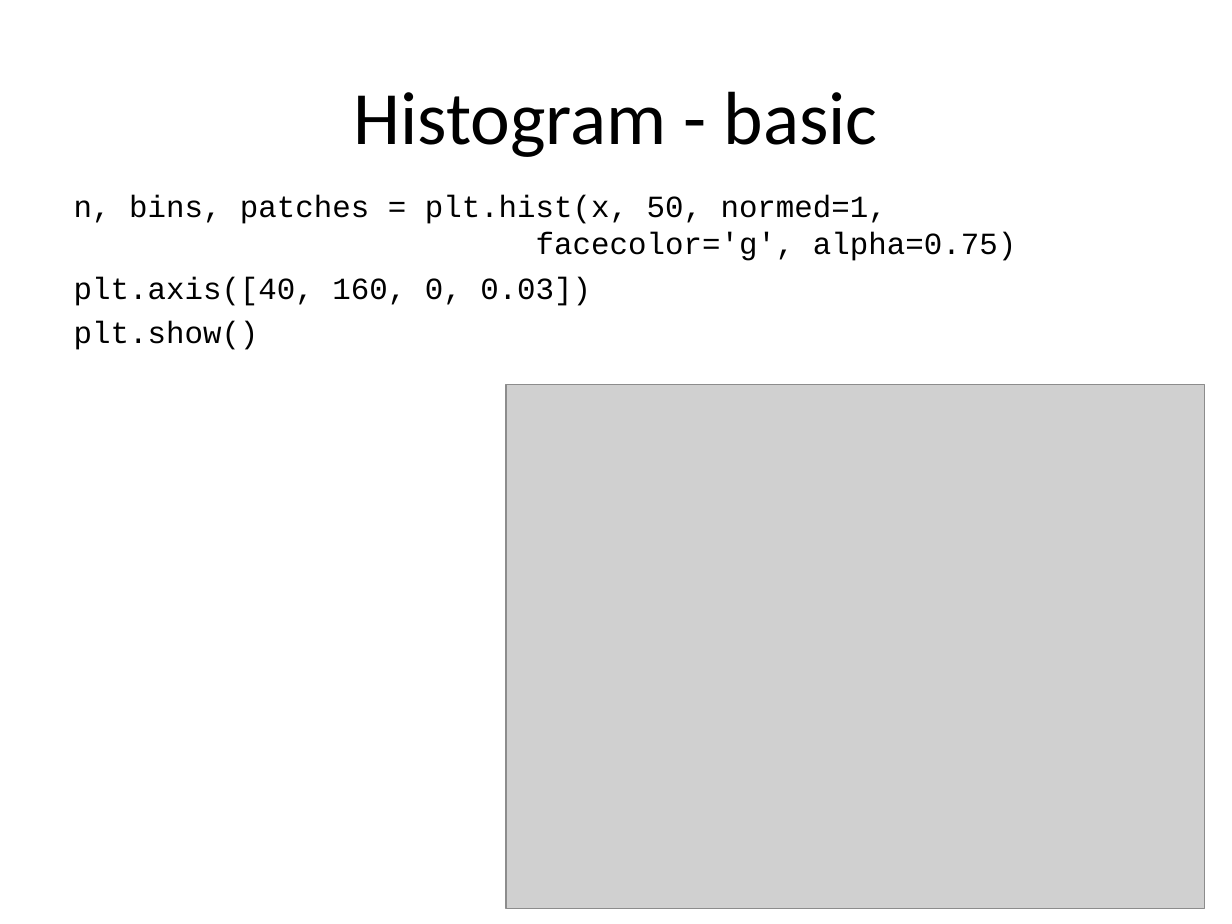
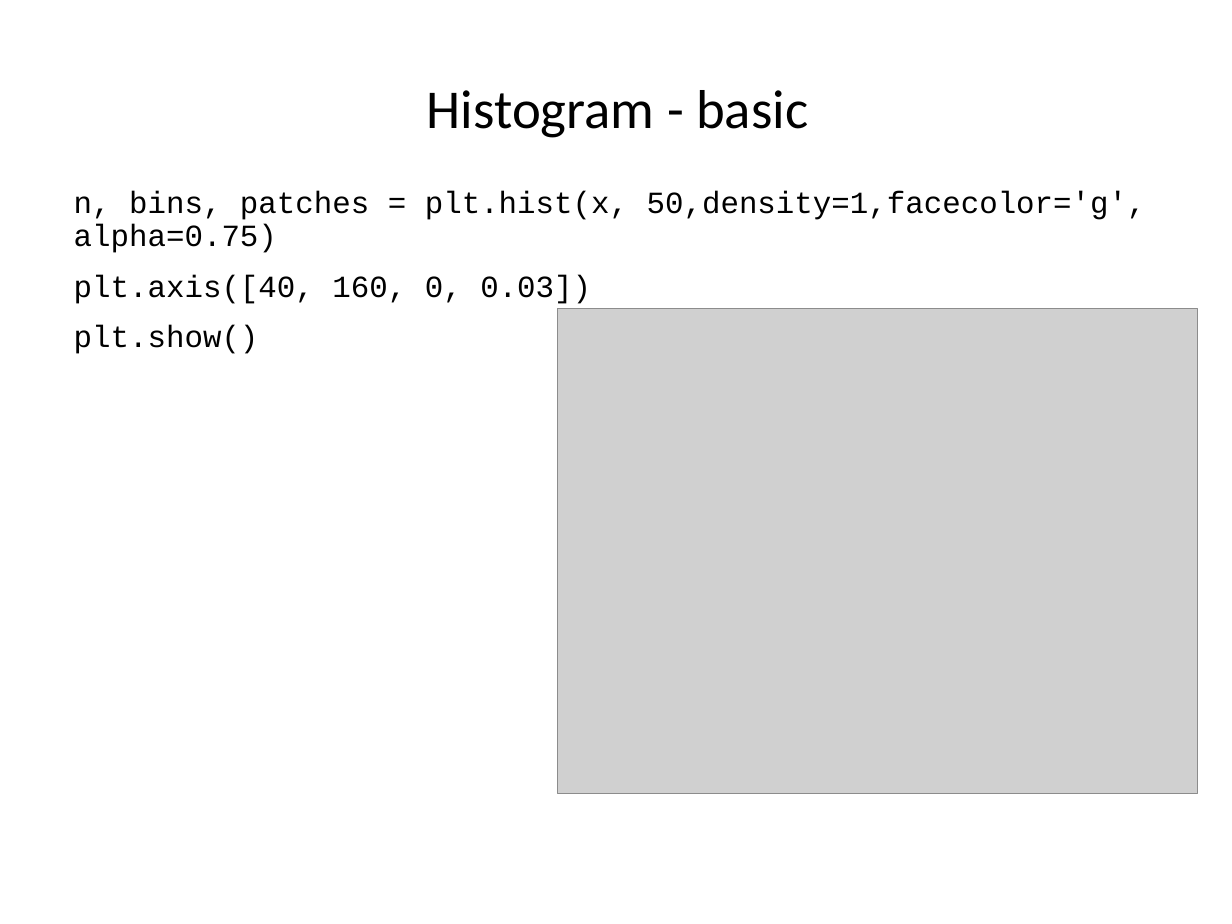
Before and after one commit to ncasuk/ncas-isc, a slide deck: slide 16 of python/presentations/visualisation/matplotlib_and_basemap.ppt (slide 17 before the commit). Drawn at 1232x924 pixels with LibreOffice and Linux fonts; fonts in the diff are those of the drawing; grey boxes stand for pictures; background and template pictures are left out. Boxes give left, top, right and bottom in pixels: in the first picture for what was removed or moved away, otherwise in the second. Text is boxed around its words. In the diff, an @@ line names an element or a change of style, - is before the commit and + after.

Commit message:
Added conda env file, added reference to f-strings in python basics and finished visualisation presentation, started editing visualisation exercises

```diff
--- a/python/presentations/visualisation/matplotlib_and_basemap.ppt
+++ b/python/presentations/visualisation/matplotlib_and_basemap.ppt
@@ title "Histogram - basic": place and size @@
-title "Histogram - basic" at (353,91,878,157)
+title "Histogram - basic" at (427,90,808,138)
@@ title "Histogram - basic" at (427,90,808,138): size 44 to 32 pt; line spacing 1 to 0.9 @@
@@ text at (74,191,1146,253): text changed @@
-n, bins, patches = plt.hist(x, 50, normed=1,
-facecolor='g', alpha=0.75)
+n, bins, patches = plt.hist(x, 50,density=1,facecolor='g', alpha=0.75)
@@ text at (74,274,591,354): line spacing 1 to 0.9; more space between paragraphs @@
@@ picture: place and size @@
-picture at (506,384,1205,908)
+picture at (558,308,1198,793)
```
Also in this commit, not shown: 38 other slides changed, 2 slides removed, 3 other files.
